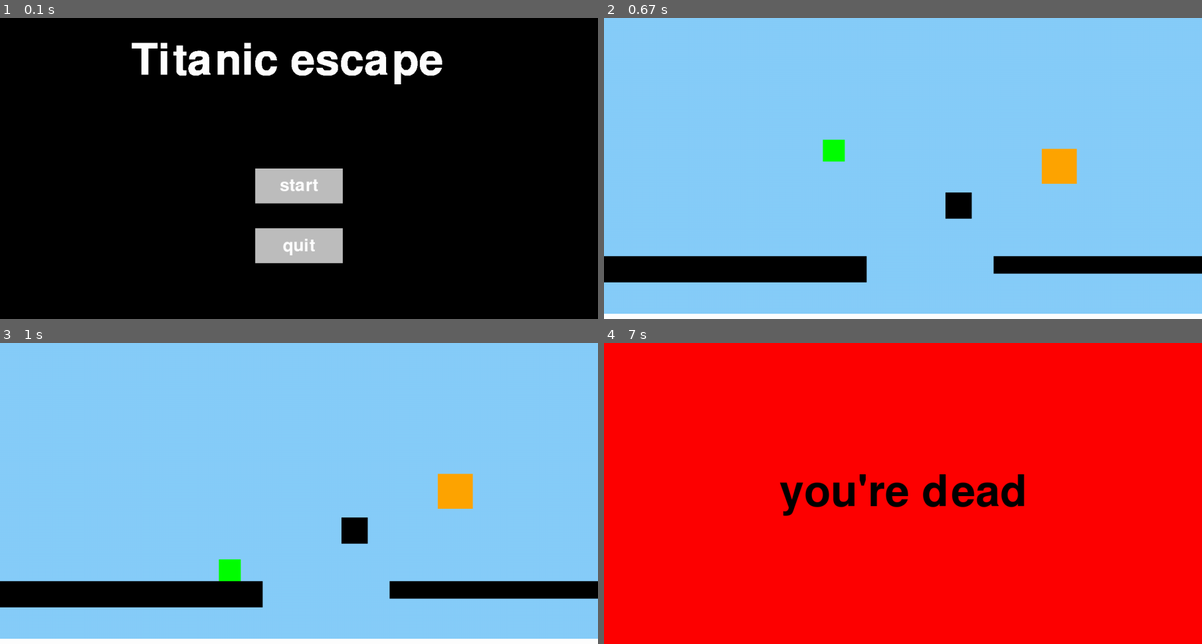
Above: before the commit, frames 1-4 (two rows, left to right).
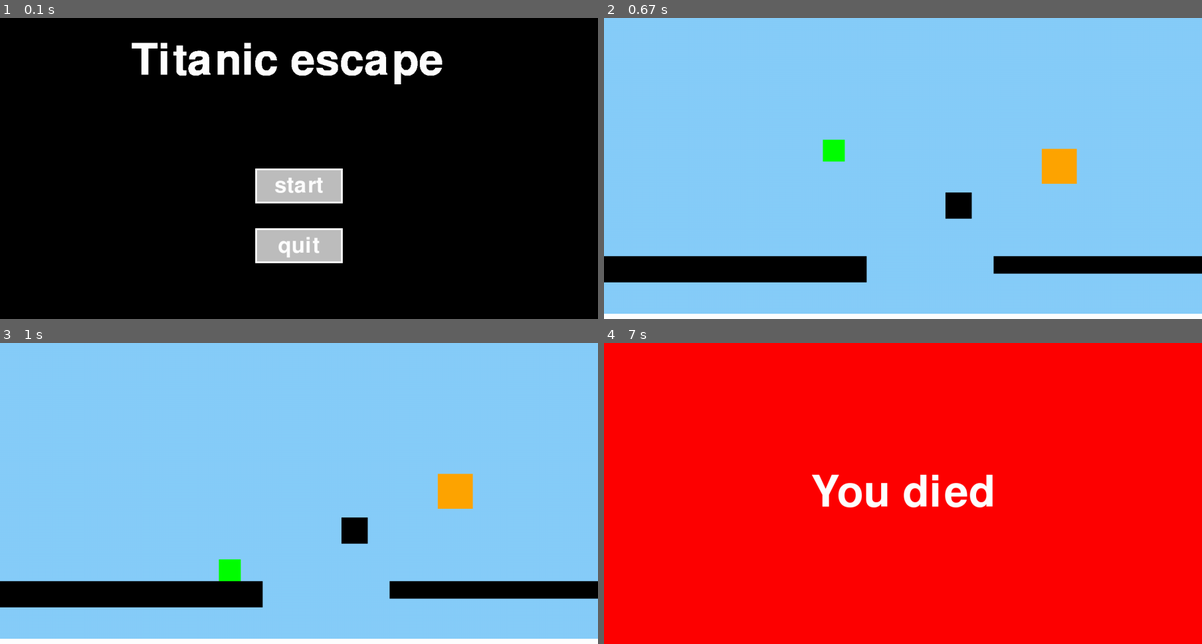
Above: after the commit, the same moments.

Repository: cast-hen/titanic_escape
Game: pygame game, started from main.py
Two runs of this game, one before a commit and one after it. Both use one fixed random seed, a clock stepped at 60 frames per second and the inputs below.
Inputs (mouse positions are in pixels of both pictures, inside the frame that each line leads up to):
- Up to frame 1 (0.1 s): no input
- Up to frame 2 (0.67 s): click "start" at 0.38 s
- Up to frame 3 (1 s): tap Enter at 0.67 s
- Up to frame 4 (7 s): hold W 1.5-1.97 s; hold W 3.5-3.87 s; hold W 5.57-5.87 s; click (759, 433) at 5.95 s; hold D 6.23-6.7 s; move the mouse to (687, 484) at 6.27 s

The runs differ from the first frame. In frame 1, 0.9% of the frame differs, in the area x 42-58%, y 50-82%; in frame 2, nothing differs; in frame 3, nothing differs; in frame 4, 2.8%, in the area x 29-71%, y 43-58%.

Commit message:
def game over

Diff:
--- a/button_code.py
+++ b/button_code.py
@@ -62,22 +62,3 @@
             return True
         else:
             return False
-
-def buttonCheck(button, mouseDown):
-    mouse = pygame.mouse.get_pos()
-    font = pygame.font.Font("freesansbold.ttf", int(button.width / 5))
-    text = font.render(button.text, True, (255, 255, 255))
-    if button.x <= mouse[0] <= button.x + button.width and button.y <= mouse[1] <= button.y + \
-            button.height:
-        pygame.draw.rect(screen, button.colourHover, [button.x, button.y, button.width, button.height])
-    else:
-        pygame.draw.rect(screen, button.colourNormal, [button.x, button.y, button.width, button.height])
-    textRect = text.get_rect()
-    textRect.center = (button.x + (button.width / 2), button.y + (button.height / 2))
-    screen.blit(text, textRect)
-    pygame.display.update()
-    if button.x <= mouse[0] <= button.x + button.width and button.y <= mouse[
-        1] <= button.y + button.height and mouseDown == True:
-        return True
-    else:
-        return False
--- a/common.py
+++ b/common.py
@@ -9,25 +9,33 @@
     return None
 
 def game_over():
-    return None
+    backgroundColour = (255, 0, 0)
+    screen.fill(backgroundColour)
+    deadText = button(WIDTH/2-100, HEIGHT/2-50, 200, 100, backgroundColour, backgroundColour, "You died", 'white', 100, backgroundColour)
+    button.check(deadText, pygame.mouse.get_pos(), False, screen)
+    pygame.display.flip()
+    time.sleep(2)
+    lives = 0
+    return 200, 200, lives
 
 
 def menu():
     font = pygame.font.Font("freesansbold.ttf", 100)
     text = font.render("Titanic escape", True, (255, 255, 255))
 
-    mouseDown = False
     buttonKeuze1 = button((WIDTH / 2 - 100), (HEIGHT / 2), 200, 80, 'grey', 'darkgrey', "start", 'white', 50, 'white')
     buttonKeuze2 = button((WIDTH / 2 - 100), (HEIGHT / 4 * 2.8), 200, 80, 'grey', 'darkgrey', "quit", 'white', 50,'white')
 
-    buttonCheck(buttonKeuze1, mouseDown)
-    buttonCheck(buttonKeuze2, mouseDown)
+    mouse = pygame.mouse.get_pos()
+    mouseDown = False
+    button.check(buttonKeuze1, mouse, mouseDown, screen)
+    button.check(buttonKeuze2, mouse, mouseDown, screen)
 
     while True:
         for event in pygame.event.get():
-            if buttonCheck(buttonKeuze1, mouseDown):
+            if button.check(buttonKeuze1, pygame.mouse.get_pos(), mouseDown, screen):
                 return "Begin"
-            if buttonCheck(buttonKeuze2, mouseDown):
+            if button.check(buttonKeuze2, pygame.mouse.get_pos(), mouseDown, screen):
                 return "Quit"
 
             if event.type == pygame.MOUSEBUTTONDOWN:
@@ -72,7 +80,7 @@
                     return "quit"
                 if event.type == pygame.MOUSEBUTTONDOWN:
                     mouseDown = True
-                    if buttonCheck(buttonKeuze1, mouseDown):
+                    if button.check(buttonKeuze1, pygame.mouse.get_pos(), mouseDown, screen):
                         enemy.hitpoints -= 10
                     if enemy.hitpoints <= 0:
                         return True
--- a/parkour_functies.py
+++ b/parkour_functies.py
@@ -1,4 +1,5 @@
 from pauze import *
+from common import *
 import pygame
 from pygame import RESIZABLE
 import time
@@ -80,10 +81,6 @@
     # global variables
     WIDTH = 1366
     HEIGHT = 690
-    font = pygame.font.Font("freesansbold.ttf", 100)
-    text = font.render("you're dead", True, 'black')
-    textRect = text.get_rect()
-    textRect.center = (WIDTH / 2, HEIGHT / 2)
     clock = pygame.time.Clock()
     fps = 60
     gravity = 0.6
@@ -140,12 +137,7 @@
         player.xspeed = speed * (keys["right"] - keys["left"])
 
         if player.ypos >= 630:
-            screen.fill((255, 0, 0))
-            screen.blit(text, textRect)
-            player.ypos = 200
-            player.xpos = 200
-            pygame.display.flip()
-            time.sleep(2)
+            player.xpos, player.ypos, lives = game_over()
 
         if EnemyCollider:
             return "Vijand"
--- a/player_functies.py
+++ b/player_functies.py
@@ -34,22 +34,23 @@
     TeKiezenAanvallen[1].display_aanval(330, 110)
     TeKiezenAanvallen[2].display_aanval(630, 110)
 
-    mouseDown = False
     buttonKeuze1 = button(70, 500, 160, 80, (0, 0, 255), (255, 0, 0), "Kiezen", 'white', 50, 'white')
     buttonKeuze2 = button(370, 500, 160, 80, (0, 0, 255), (255, 0, 0), "Kiezen", 'white', 50, 'white')
     buttonKeuze3 = button(670, 500, 160, 80, (0, 0, 255), (255, 0, 0), "Kiezen", 'white', 50, 'white')
 
-    buttonCheck(buttonKeuze1, mouseDown)
-    buttonCheck(buttonKeuze2, mouseDown)
-    buttonCheck(buttonKeuze3, mouseDown)
+    mouseDown = False
+    mouse = pygame.mouse.get_pos()
+    button.check(buttonKeuze1, mouse, mouseDown, screen)
+    button.check(buttonKeuze2, mouse, mouseDown, screen)
+    button.check(buttonKeuze3, mouse, mouseDown, screen)
 
     while True:
         for event in pygame.event.get():
-            if buttonCheck(buttonKeuze1, mouseDown):
+            if button.check(buttonKeuze1, pygame.mouse.get_pos(), mouseDown, screen):
                 return TeKiezenAanvallen[0]
-            if buttonCheck(buttonKeuze2, mouseDown):
+            if button.check(buttonKeuze2, pygame.mouse.get_pos(), mouseDown, screen):
                 return TeKiezenAanvallen[1]
-            if buttonCheck(buttonKeuze3, mouseDown):
+            if button.check(buttonKeuze3, pygame.mouse.get_pos(), mouseDown, screen):
                 return TeKiezenAanvallen[2]
 
             if event.type == pygame.MOUSEBUTTONDOWN:
